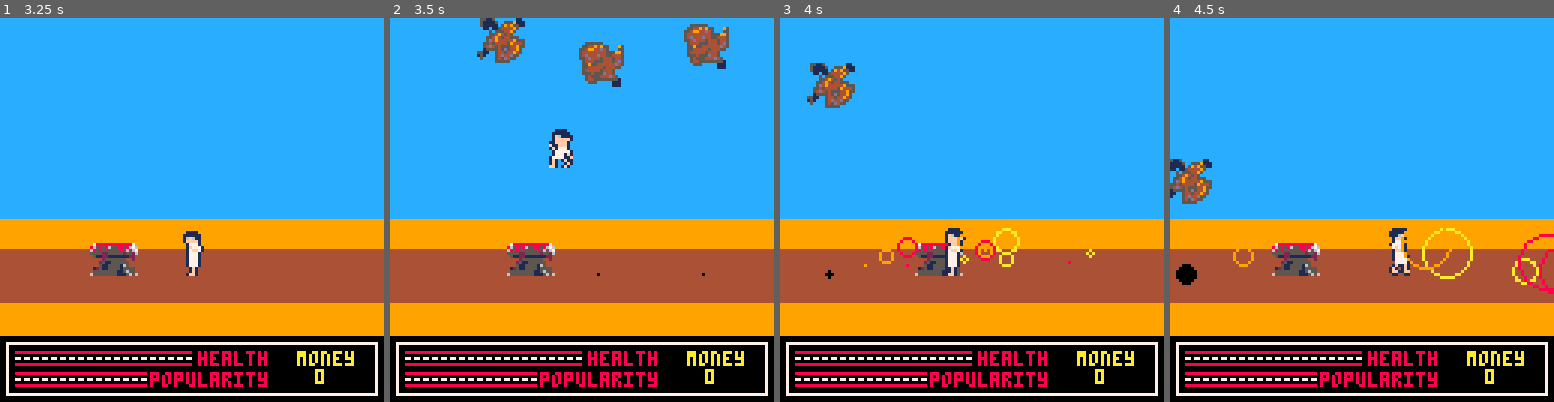
Above: before the commit, frames 1-4 (left to right).
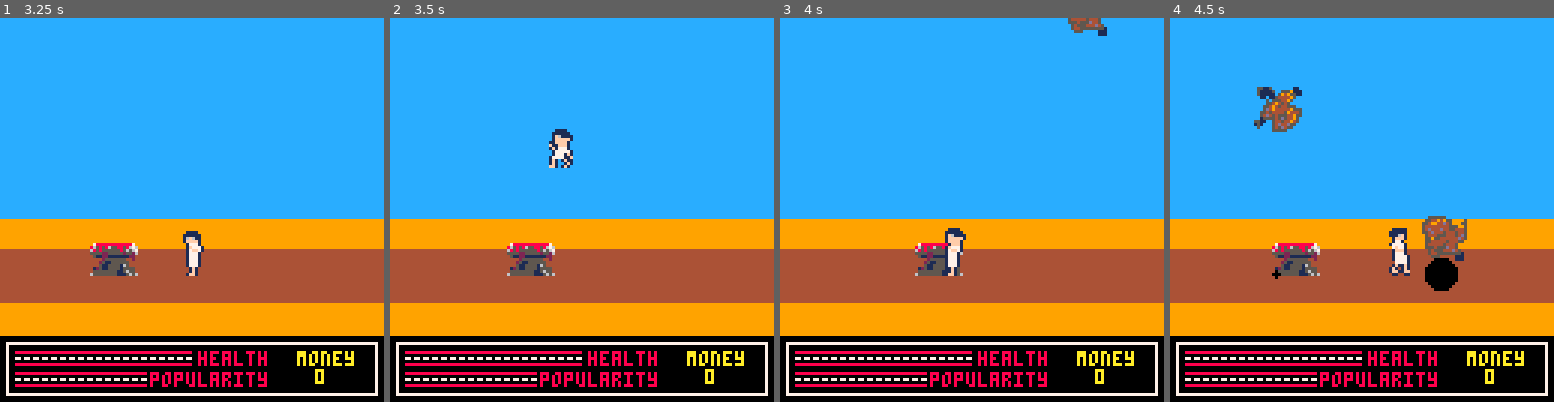
Above: after the commit, the same moments.

Repository: Rombusevil/ld43-the-altar-of-sacrifice
Game: PICO-8 cartridge ld43.p8
Same seed, same stepped clock (60 frames per second), same inputs: the game is played once before the commit and once after it.
Inputs (mouse positions are in pixels of both pictures, inside the frame that each line leads up to):
- Up to frame 1 (3.25 s): tap X (X key) at 0.33, 1.07, 1.85, 2.97 s; click (280, 121) at 0.67 s; tap O (Z key) at 0.7, 1.7, 2.1, 2.5, 2.9 s; click (46, 267) at 1.22 s; hold Right 1.6-2.1 s; click (107, 114) at 1.77 s; hold Up 2.15-2.42 s; click (172, 259) at 2.32 s; hold Right 2.47-3.03 s; click (234, 106) at 2.87 s; hold Left from 3.08 s (still down)
- Up to frame 2 (3.5 s): keep holding Left; tap O (Z key) at 3.3 s; click (685, 256) at 3.42 s
- Up to frame 3 (4 s): release Left at 3.58 s; tap O (Z key) at 3.7 s; click (841, 102) at 3.97 s
- Up to frame 4 (4.5 s): hold Right from 4.02 s (still down); tap X (X key) at 4.08 s; tap O (Z key) at 4.1 s

Frame 1 is identical in both runs. In frame 2, 3.1% of the frame differs, in the area x 22-89%, y 0-68%; in frame 3, 2.0%; in frame 4, 4.4%, in the area x 0-100%, y 17-72%.

Commit message:
runaway victims

Diff:
--- a/ld43.p8
+++ b/ld43.p8
@@ -237,7 +237,7 @@
 		end
 		for ex in all(self.circles) do
 			ex.t+=ex.s
-			if ex.t >= 20 then
+			if ex.t >= 15 then
 				del(self.circles, ex)
 			end
 		end
@@ -677,13 +677,16 @@
         local spr=40
         if (flr(rnd(2)+1)%2==0) spr+=04
         anim_obj:add(spr,1,0.1,1,2)
-        anim_obj:add(spr+8,2,0.9,1,2)
+        anim_obj:add(spr+1,3,0.9,1,2)
         anim_obj:add(spr+32,1,0.9,2,1)
         anim_obj:add(86,4,0.7,1,1)
         local e=entity(anim_obj)
         e:setpos(x,y)
         e:set_anim(1)
         e.health = 3
+        e.runaway = false
+        e.runawaytick=0
+        e.dir = 1
         local bounds_obj=bbox(8,8)
         e:set_bounds(bounds_obj)
         function e:hurt(attacker)
@@ -692,12 +695,30 @@
             if self.health <= 0 then
                 attacker:pickup(self)
                 self:set_anim(3)
+                self.runaway=false
+            else
+                self.runaway=true
+                self:set_anim(2)
+                if flr(rnd(1)+1)%2==0 then
+                    self.dir=-1
+                else
+                    self.dir=1
+                end
             end
         end
         function e:sacrifice()
             self:set_anim(4)
         end
         function e:update()
+            if self.runaway then
+                self.runawaytick+=1
+                self:setx(self.x+(0.8*self.dir))
+                if self.runawaytick > 60 then
+                    self.dir *= -1
+                    self.flipx=not self.flipx
+                    self.runawaytick = 0
+                end
+            end
         end
         return e
     end
@@ -803,9 +824,9 @@
                     del(boulders, b)
                 end
                 for i=1,10 do
-                    local xx = (hero.x-100)+rnd(10)+(i*32)
-                    local yy = -22-rnd(32)+10
-                    local spd = 2+rnd(5)
+                    local xx = (hero.x-200)+rnd(50)+10+(i*64)
+                    local yy = -100-rnd(100)
+                    local spd = 4+rnd(2)
                     local b = self:newboulder(xx, yy, spd)
                     add(boulders, b)
                     add(updateables, b)
@@ -1158,21 +1179,21 @@
 fff95fff1f1001f1001f100001ff11ff001f100000001f10000000001f1001f10000000001100000050000545d45500000005550000011100110000000511550
 0f0ff0f001f101ff001ff10000110011001ff10000001ff10000000001f101ff0000000000100000000000555550000000000000000011100000000000000000
 00000000000000777770000000000000000000000777777700000000000000000000000000000000000000000000000000000000000000000000000000000000
-00777777777777766677777777777777777777777766666700000000000000000011110000111100001111000000000000111100001111000011110000000000
-00656666665577655567756665666666666666565666666600000000000000000111111001111110011111100000000001111110011111100111111000000000
-0065555555577655555677555555555555555555557666700000000000000000016ff61001116f1001116f100000000001399310011139100111391000000000
-006665666577655555556775666666666566666665666660000000000000000001ffff1001ffff1001ffff100000000001999910019999100199991000000000
-00655555577655555555567755555555555555555566666007888888888888700122210001222100001fff100000000001555100015551000019991000000000
-0065666577655555555555677566666666666656656666608658586558858676122221001222f100001ff1111110000015555100155591000019911111100000
-00655557765555555555555677555555555555555555550068585555558565671222221012ff210000122222fff1000015555510159951000015555599910000
-00656576655555555555555566755666656666666576667055552255555255261222221001222100001222211110000015555510015551000015555111100000
-00655766555555555555555556675555555555555566666005112211111112201f222f1001222100001222100000000019555910015551000015551000000000
-00657665555555555555555555667566666665666566666000002555555500201222210001222100001221100000000015555100015551000015511000000000
-00676655555555655655555555566755555555555566666000025115555550001222210001222100001222210000000015555100015551000015555100000000
-00766555555556655665555555556675656666666555550000051155551650001f11f100001f1000001222210000000019119100001910000015555100000000
-07665555555556655665555555555667555655565576667001251155551555501f11f100001f100001f101f10000000019119100001910000191019100000000
-00555555555566655666555555555555565556565566666005555555511565501f11f100001f10001f1001f10000000019119100001910001910019100000000
-07666755555565655656555555576667565656565566666065555555511156561ff1ff00001ff10001f101ff0000000019919900001991000191019900000000
+00777777777777766677777777777777777777777766666700000000000000000011110000111100001111100011110000111100001111000011111000111100
+00656666665577655567756665666666666666565666666600000000000000000111111001111110011111100111111001111110011111100111111001111110
+0065555555577655555677555555555555555555557666700000000000000000016ff61011116f1001116f1001116f1001399310111139100111391001113910
+006665666577655555556775666666666566666665666660000000000000000001ffff101fffff10001fff1001ffff1001999910199999100019991001999910
+00655555577655555555567755555555555555555566666007888888888888700122210001ffff10012222100122210001555100019999100155551001555100
+00656665776555555555556775666666666666566566666086585865588586761222210001222100002f22100222f10015555100015551000059551005559100
+00655557765555555555555677555555555555555555550068585555558565671222221012222210001fff1002ff210015555510155555100019991005995100
+00656576655555555555555566755666656666666576667055552255555255261222221001ff22f1001222100122210015555510019955910015551001555100
+00655766555555555555555556675555555555555566666005112211111112201f222f10001ff210001222210122210019555910001995100015555101555100
+00657665555555555555555555667566666665666566666000002555555500201222210000122210001222210122210015555100001555100015555101555100
+00676655555555655655555555566755555555555566666000025115555550001222210000122221000222210122210015555100001555510005555101555100
+00766555555556655665555555556675656666666555550000051155551650001f11f10001222221001f11f1001f100019119100015555510019119100191000
+07665555555556655665555555555667555655565576667001251155551555501f11f10001f101f101f101f1001f100019119100019101910191019100191000
+00555555555566655666555555555555565556565566666005555555511565501f11f1001f1001f101ff11ff001f100019119100191001910199119900191000
+07666755555565655656555555576667565656565566666065555555511156561ff1ff0001f101ff00110011001ff10019919900019101990011001100199100
 06666655555665655656655555566666565656565566666009000000000000900000000000000000000990000000000000000000000000008888000000000000
 066666555566656556566655555666665656565555555500999000000000099900111110000001ff0009a9000000000001111100000019908aa800000aa00000
 06666655556565655656565555566666565656565576667094999999999999490118ff1000001fff9999aa900000000011899100000199908aa800000aa00000
--- a/platforming_state.lua
+++ b/platforming_state.lua
@@ -371,7 +371,7 @@
         if (flr(rnd(2)+1)%2==0) spr+=04
         -- todo randomizar si spr 40 o 44
         anim_obj:add(spr,1,0.1,1,2) -- idle
-        anim_obj:add(spr+8,2,0.9,1,2) -- attacking
+        anim_obj:add(spr+1,3,0.9,1,2) -- runaway
         anim_obj:add(spr+32,1,0.9,2,1) -- pickedup
         anim_obj:add(86,4,0.7,1,1) -- explode
 
@@ -379,6 +379,9 @@
         e:setpos(x,y)
         e:set_anim(1)
         e.health = 3
+        e.runaway = false
+        e.runawaytick=0
+        e.dir = 1
 
         local bounds_obj=bbox(8,8)
         e:set_bounds(bounds_obj)
@@ -391,6 +394,16 @@
                 -- todo: implement pickup en hero
                 attacker:pickup(self)
                 self:set_anim(3) -- pickedup
+                self.runaway=false
+            else
+                self.runaway=true
+                self:set_anim(2)
+                if flr(rnd(1)+1)%2==0 then
+                    self.dir=-1
+                    self.flipx=true
+                else
+                    self.dir=1
+                end
             end
         end
 
@@ -399,6 +412,15 @@
         end
 
         function e:update()
+            if self.runaway then
+                self.runawaytick+=1
+                self:setx(self.x+(0.8*self.dir))
+                if self.runawaytick > 60 then
+                    self.dir *= -1
+                    self.flipx=not self.flipx
+                    self.runawaytick = 0
+                end
+            end
         end
 
         -- overwrite entity's draw() function
@@ -562,9 +584,9 @@
                 end
 
                 for i=1,10 do
-                    local xx = (hero.x-100)+rnd(10)+(i*32)
-                    local yy = -22-rnd(32)+10
-                    local spd = 2+rnd(5)
+                    local xx = (hero.x-200)+rnd(50)+10+(i*64)
+                    local yy = -100-rnd(100)
+                    local spd = 4+rnd(2)
                     local b = self:newboulder(xx, yy, spd)
                     add(boulders, b)
                     add(updateables, b)
--- a/sff/explosions.lua
+++ b/sff/explosions.lua
@@ -31,7 +31,7 @@
 
 		for ex in all(self.circles) do
 			ex.t+=ex.s
-			if ex.t >= 20 then
+			if ex.t >= 15 then
 				del(self.circles, ex)
 			end
 		end
